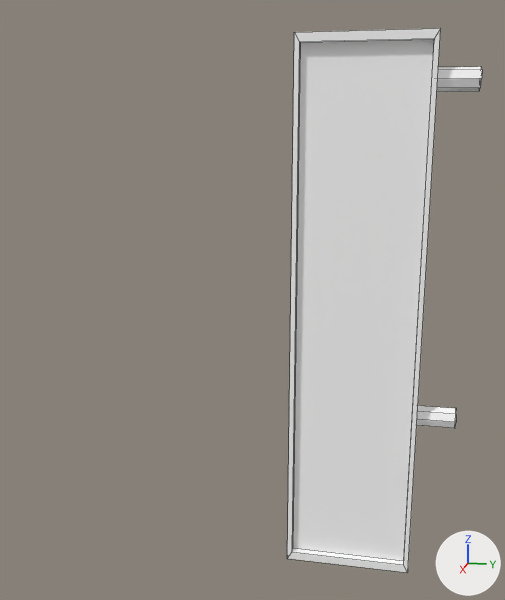
The FBX model FYP_IDEA1/Assets/Models/ShopSign_2.fbx: old version first, new version second.
Rendered twice from a 50 mm camera at (2.98, -2.38, 2.58) aimed at (0.0, -2.97, 1.83). Arrows for +X, +Y and +Z are at lower right; the lights stay in place. Mesh edges are drawn as thin lines. Where no turn or scale is listed for an object, it has been applied to the vertices.

The scene before the commit, as lines of its bpy script (objects in view):
```python
me_mesh = bpy.data.meshes.new('Mesh')
me_mesh.from_pydata(...)  # 52 vertices, 62 faces; spans x 0.0..0.19, y 0.0..0.72, z 0.0..2.31
me_mesh.materials.append(mat_lambert3)  # its picture is missing
ob_polysurface12 = bpy.data.objects.new('polySurface12', me_mesh)
ob_polysurface12.location = (-0.075, -2.785, 0.628)
```
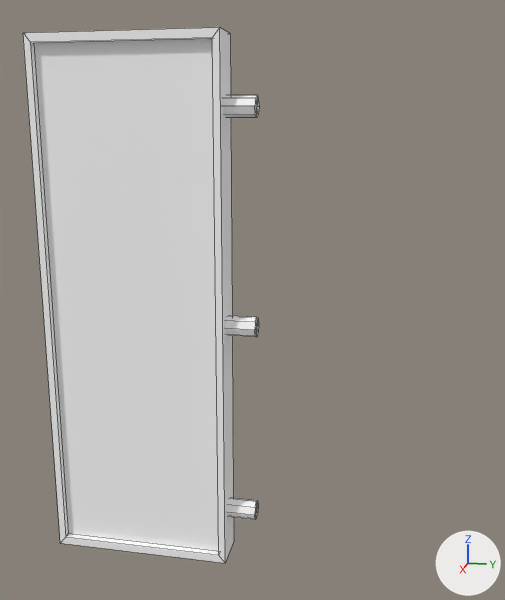
Patch to the scene script:
```diff
--- a/FYP_IDEA1/Assets/Models/ShopSign_2.fbx.py
+++ b/FYP_IDEA1/Assets/Models/ShopSign_2.fbx.py
@@ me_mesh @@
 # used by ob_polysurface12; location = (-0.075, -2.785, 0.628)
-me_mesh.from_pydata(...)  # 52 vertices, 62 faces; spans x 0.0..0.19, y 0.0..0.72, z 0.0..2.31
+me_mesh.from_pydata(...)  # 70 vertices, 86 faces; spans x 0.0..0.19, y 0.0..0.98, z 0.0..2.4
+# me_mesh part 1: the loose piece of 18 vertices spanning x 0.05..0.14, y 0.37..0.72, z 2.09..2.18 is moved by (0.0, 0.26, -0.03)
+# me_mesh part 2: the loose piece of 18 vertices spanning x 0.05..0.14, y 0.37..0.72, z 0.68..0.77 is moved by (0.0, 0.26, -0.48)
+# me_mesh part 3: a new loose piece, an 8-sided cylinder along y spanning x 0.051..0.142, y 0.631..0.978, z 1.102..1.194, in mat_lambert3 (its picture is missing)
+# me_mesh part 4
+# 14 vertices are removed from x 0.0..0.19, y 0.0..0.55, z 0.0..2.31
+# 14 faces are deleted
+# 14 vertices are added at x 0.0..0.19, y 0.0..0.85, z 0.0..2.4
+# 14 new faces join them
 me_mesh.materials.append(mat_lambert3)
@@ ob_polysurface12 @@
 ob_polysurface12 = bpy.data.objects.new('polySurface12', me_mesh)
-ob_polysurface12.location = (-0.075, -2.785, 0.628)
+ob_polysurface12.location = (-0.075, -3.929, 0.564)
```

Changed parts and their boxes [x1, y1, x2, y2] in the pictures (505 x 600 px; the box of a moved part takes in the faces that stretch with it):
'polySurface12', reshaped, moved (21% wider)
    before: [287, 28, 482, 573]
    after: [23, 27, 259, 563]
part 1 of me_mesh, moved or reshaped
    before: [437, 67, 482, 92]
    after: [223, 95, 259, 118]
part 2 of me_mesh, moved or reshaped
    before: [417, 406, 456, 428]
    after: [227, 498, 258, 520]
part 3 of me_mesh, added
    after: [226, 316, 259, 337]
part 4 of me_mesh, moved or reshaped
    before: [287, 28, 441, 573]
    after: [23, 27, 234, 563]
